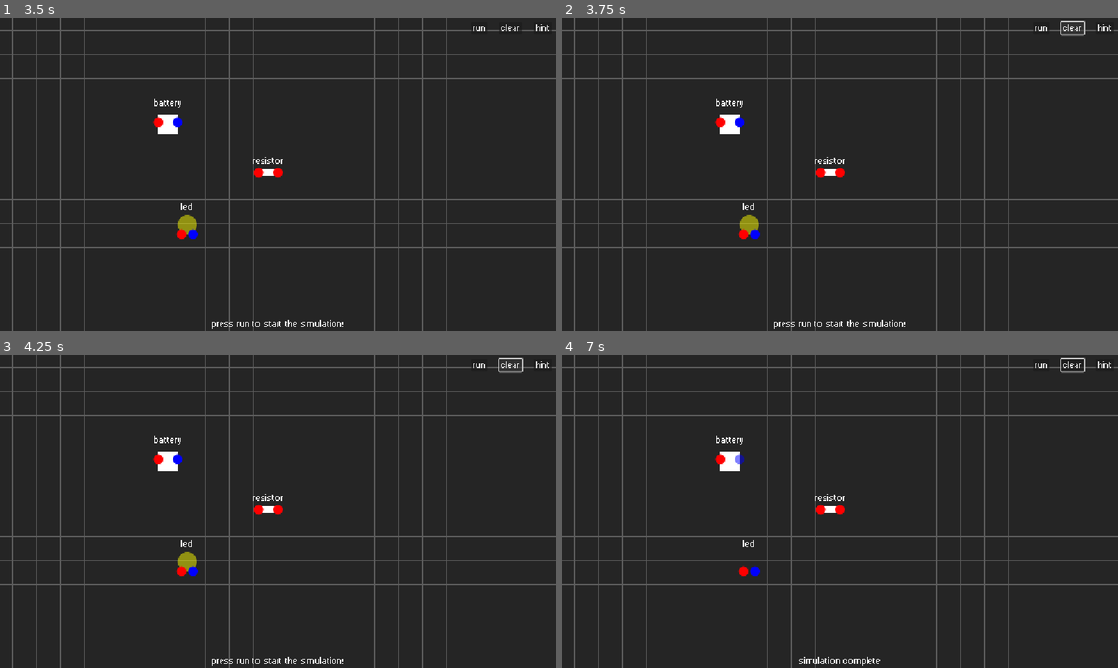
Above: before the commit, frames 1-4 (two rows, left to right).
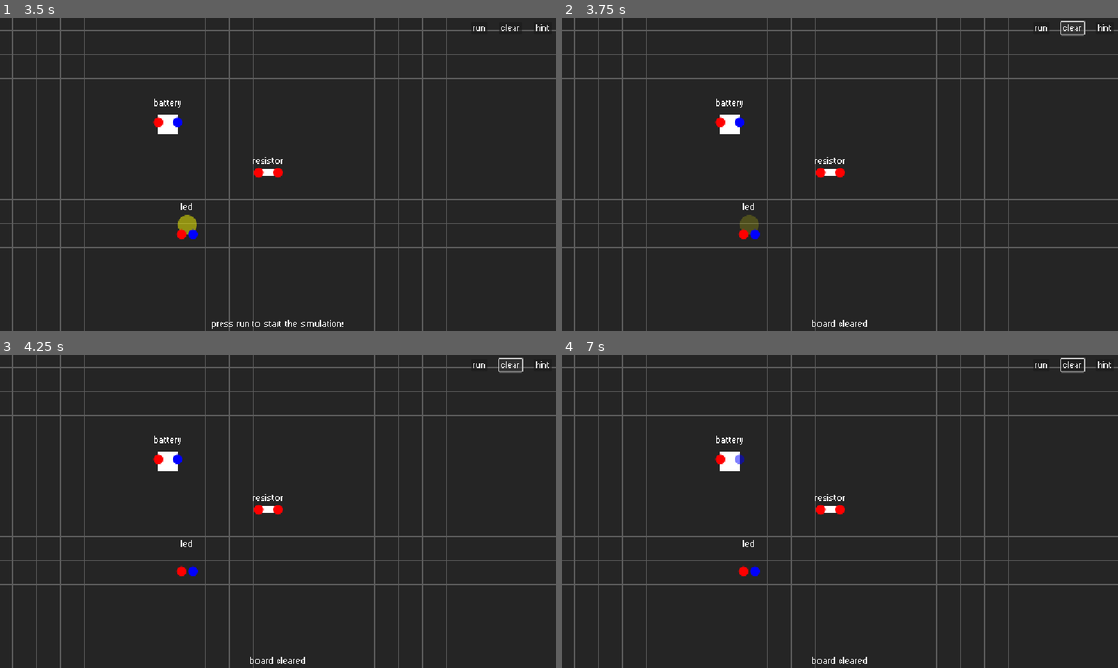
Above: after the commit, the same moments.

Repository: RafaeloxMC/giftbox
Game: Godot game, scene res://scenes/ui/loading.tscn
Same seed, same stepped clock (60 frames per second), same inputs: the game is played once before the commit and once after it.
Inputs (mouse positions are in pixels of both pictures, inside the frame that each line leads up to):
- Up to frame 1 (3.5 s): tap Enter (ui_accept) at 0.5, 0.77, 1.25, 1.52, 2, 3.02 s; hold Right (ui_right) 0.53-2.03 s; click (278, 174) at 0.6 s; move the mouse to (166, 190) at 1.27 s; tap Alt at 1.35 s; move the mouse to (333, 105) at 2.02 s; hold Left (ui_left) 2.03-2.78 s; tap Shift at 2.1 s; move the mouse to (278, 199) at 2.77 s; hold Right (ui_right) from 2.78 s (still down); click (278, 199) at 2.85 s
- Up to frame 2 (3.75 s): release Right (ui_right) at 3.5 s; click "Clear" at 3.5 s
- Up to frame 3 (4.25 s): no input
- Up to frame 4 (7 s): click "Run" at 4.25 s; click "Hint" at 5 s; tap Enter (ui_accept) at 5.75, 6.02, 6.5, 6.77 s; move the mouse to (717, 458) at 5.77 s; hold Right (ui_right) 5.78-6.53 s; tap Alt at 5.85 s; click (717, 458) at 5.92 s; move the mouse to (739, 458) at 6.52 s; hold Left (ui_left) from 6.53 s (still down); tap Shift at 6.6 s; click (739, 458) at 6.67 s

Frame 1 is identical in both runs. In frame 2, 0.3% of the frame differs, in the area x 32-62%, y 62-100%; in frame 3, 0.3%, in the area x 31-62%, y 62-100%; in frame 4, 0.1%.

Commit message:
Add board clearing feature

Diff:
--- a/scripts/electronics/pin.gd
+++ b/scripts/electronics/pin.gd
@@ -25,3 +25,6 @@
 
 func _process(_delta: float) -> void:
 	clicked_state = false
+
+func disconnect_all() -> void:
+	connections.clear()
--- a/scripts/electronics/simulator.gd
+++ b/scripts/electronics/simulator.gd
@@ -53,3 +53,16 @@
 			return true
 
 	return false
+
+func clear(components: Array):
+	for c in components:
+		if c is LED:
+			c.set_on(false)
+
+		if c.has_method("get_pins"):
+			for pin in c.get_pins():
+				pin.disconnect_all()
+
+	for c in components:
+		if c is Resistor:
+			c.pin_a.connect_to(c.pin_b)
--- a/scripts/ui/pcb_ui.gd
+++ b/scripts/ui/pcb_ui.gd
@@ -12,7 +12,10 @@
 
 
 func _on_clear_pressed() -> void:
-	pass # Replace with function body.
+	var comps = components.get_children()
+	simulator.clear(comps)
+	board.queue_redraw()
+	hint_label.text = "Board cleared"
 
 
 func _on_hint_pressed() -> void:
